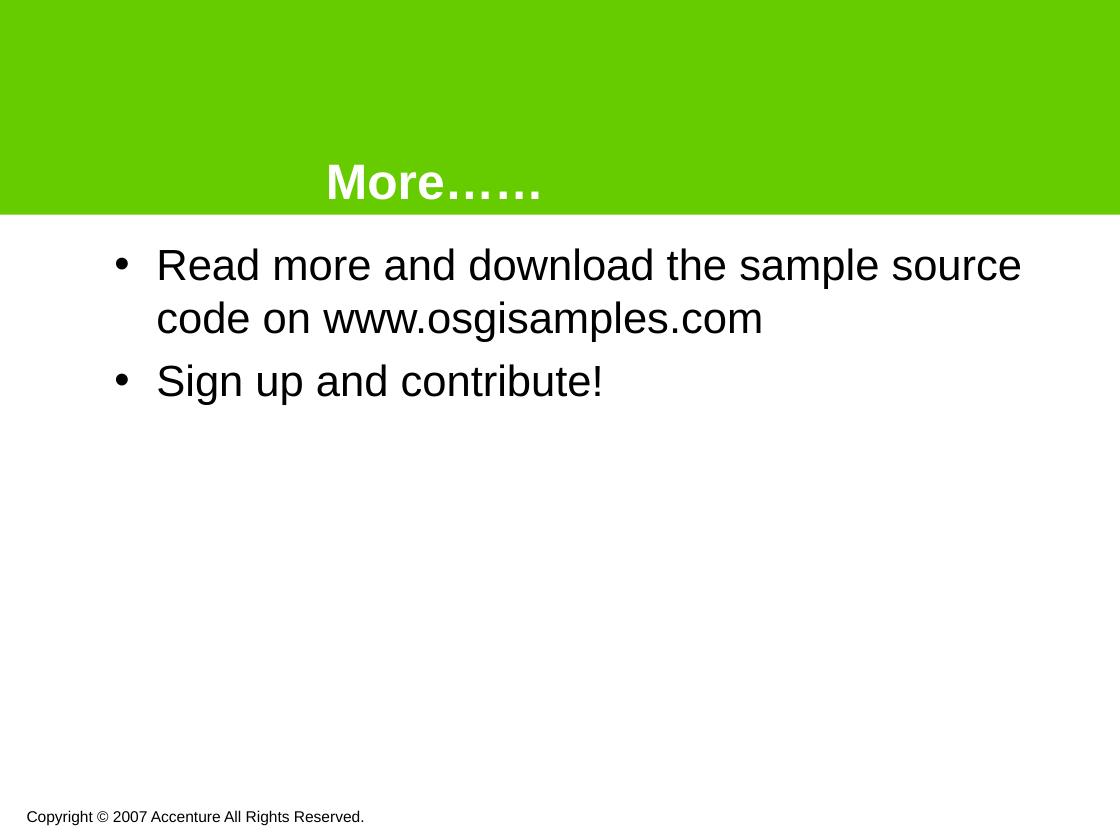
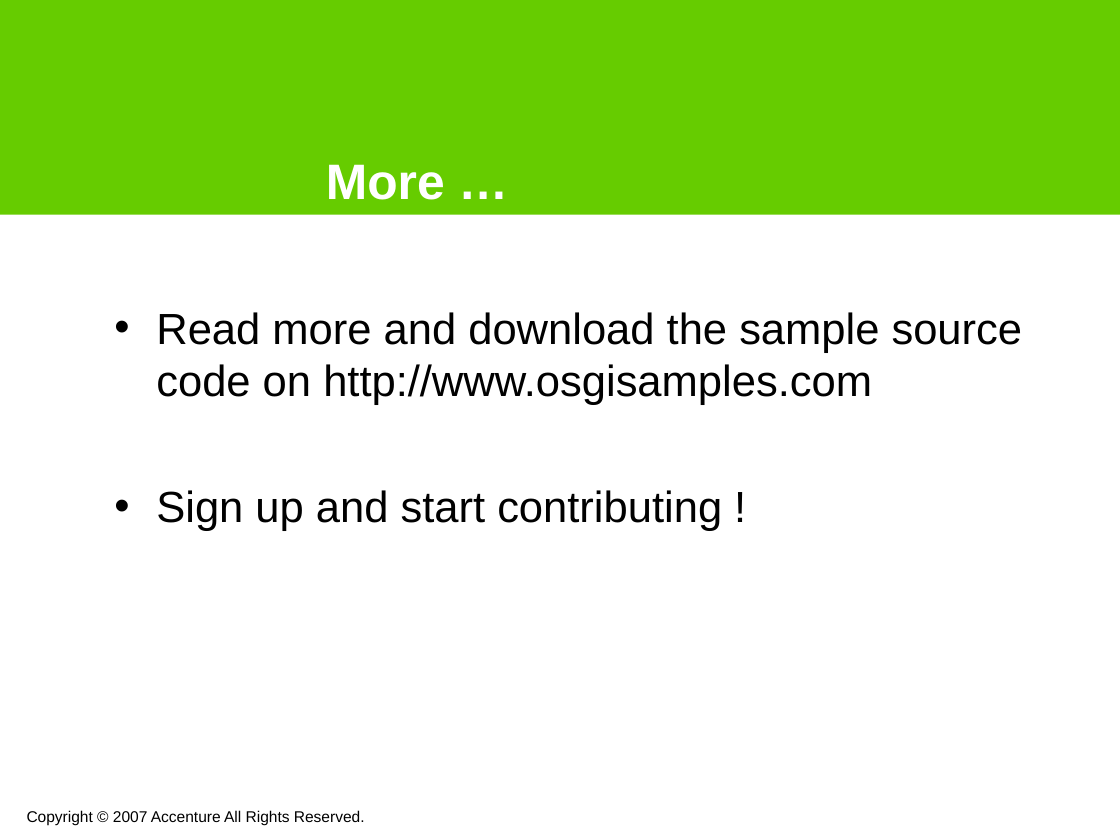
Before and after one commit to noushadali/osgi-samples, a slide deck: slide 19 of congress-registration/documentation/Webservice versioning using osgi.ppt (slide 16 before the commit). Drawn at 1120x840 pixels with LibreOffice and Linux fonts; fonts in the diff are those of the drawing; background and template pictures are left out. Boxes give left, top, right and bottom in pixels: in the first picture for what was removed or moved away, otherwise in the second. Text is boxed around its words. In the diff, an @@ line names an element or a change of style, - is before the commit and + after.

```diff
--- a/congress-registration/documentation/Webservice versioning using osgi.ppt
+++ b/congress-registration/documentation/Webservice versioning using osgi.ppt
@@ title at (326,164,445,200): text changed @@
-More……
+More …
@@ text at (156,312,1023,531): text changed @@
-• Read more and download the sample source code on www.osgisamples.com
-• Sign up and contribute!
+• Read more and download the sample source code on http://www.osgisamples.com
+• Sign up and start contributing !
```
Also in this commit, not shown: 12 other slides changed, 4 slides added, 1 slide removed, 2 other files.
